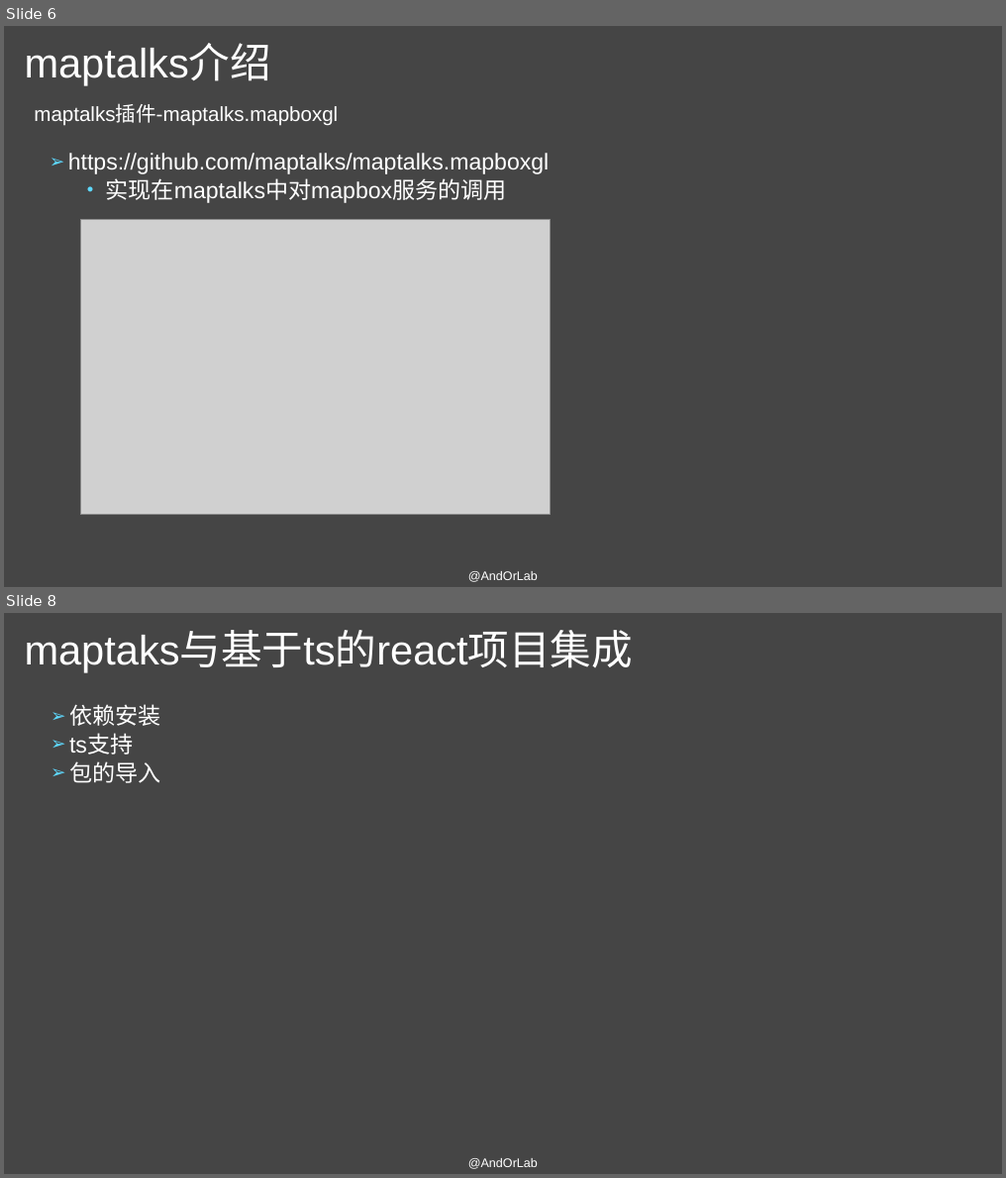
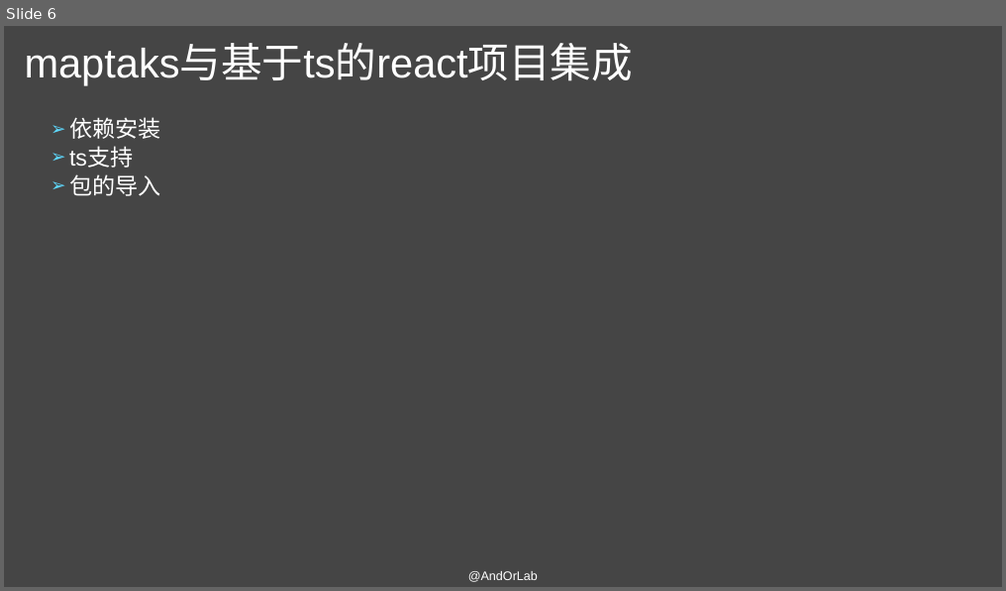
Before and after one commit to AndorLab/TodoList, a slide deck: contents/2018-11-14-杜秀秀/maptalks使用基础.pptx. Shown one above the other, each under a label of ours: slides 6 and 8 before the commit, slide 6 after it; the slides between them are not shown. The pictures are 1006x1178 and 1006x591 pixels, drawn with LibreOffice and Linux fonts; fonts in the diff are those of the drawing; grey boxes stand for pictures. Boxes give left, top, right and bottom in pixels: in the first picture for what was removed or moved away, otherwise in the second. Text is boxed around its words. In the diff, an @@ line names an element or a change of style, - is before the commit and + after.

```diff
--- a/contents/2018-11-14-杜秀秀/maptalks使用基础.pptx
+++ b/contents/2018-11-14-杜秀秀/maptalks使用基础.pptx
@@ slide 6 removed at bbox=[4, 26, 1002, 587], background #454545 @@
@@ title removed at bbox=[25, 45, 272, 85] @@
-maptalks介绍
@@ text removed at bbox=[34, 105, 338, 126] @@
-maptalks插件-maptalks.mapboxgl
@@ text removed at bbox=[68, 153, 548, 203] @@
-➢ https://github.com/maptalks/maptalks.mapboxgl
-  • 实现在maptalks中对mapbox服务的调用
@@ picture removed at bbox=[80, 219, 549, 515] @@
@@ text removed at bbox=[468, 571, 538, 582] @@
-@AndOrLab
@@ what was slide 8 is now slide 6 @@
```
Also in this commit, not shown: 17 slides changed, 5 slides added, 2 other slides removed.
